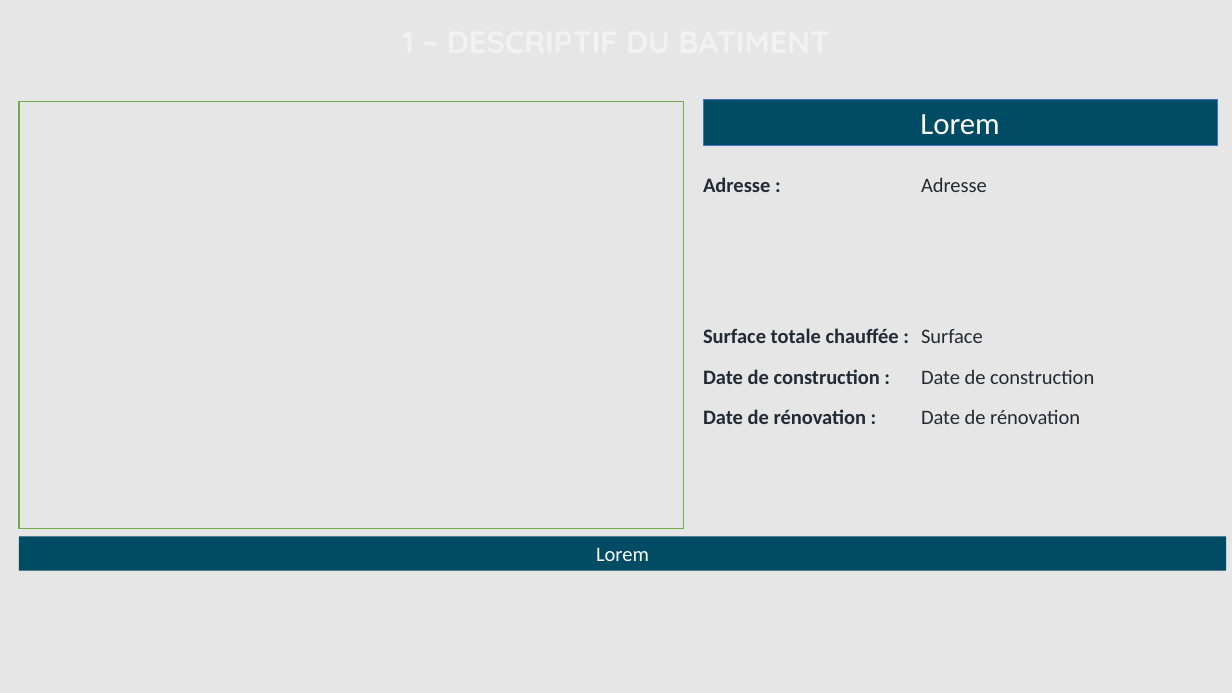
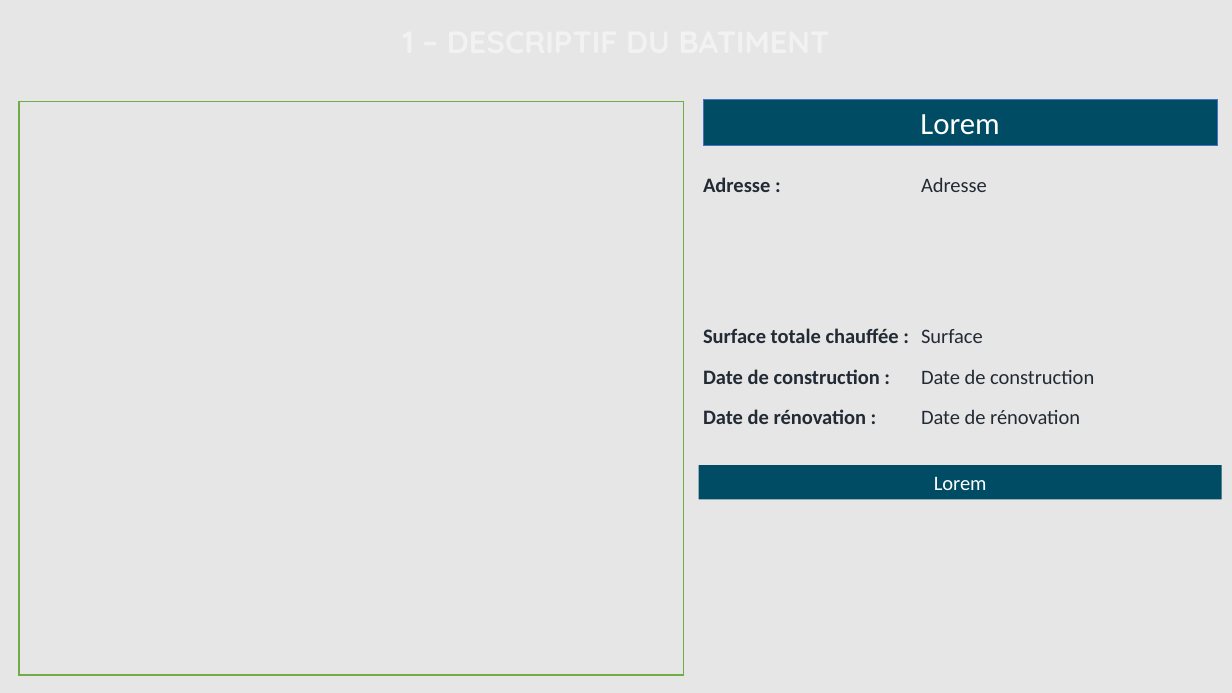
Before and after one commit to sigsieml/super-cep, a slide deck: slide 2 of app/src/main/assets/powerpointvierge.pptx. Drawn at 1232x693 pixels with LibreOffice and Linux fonts; fonts in the diff are those of the drawing; background and template pictures are left out. Boxes give left, top, right and bottom in pixels: in the first picture for what was removed or moved away, otherwise in the second. Text is boxed around its words. In the diff, an @@ line names an element or a change of style, - is before the commit and + after.

```diff
--- a/app/src/main/assets/powerpointvierge.pptx
+++ b/app/src/main/assets/powerpointvierge.pptx
@@ rectangle: place and size @@
-rectangle at bbox=[18, 102, 683, 529]
+rectangle at bbox=[18, 102, 683, 676]
@@ rectangle "Lorem": place and size @@
-rectangle "Lorem" at bbox=[18, 537, 1226, 571]
+rectangle "Lorem" at bbox=[699, 465, 1222, 499]
```
Also in this commit, not shown: 1 other file.
